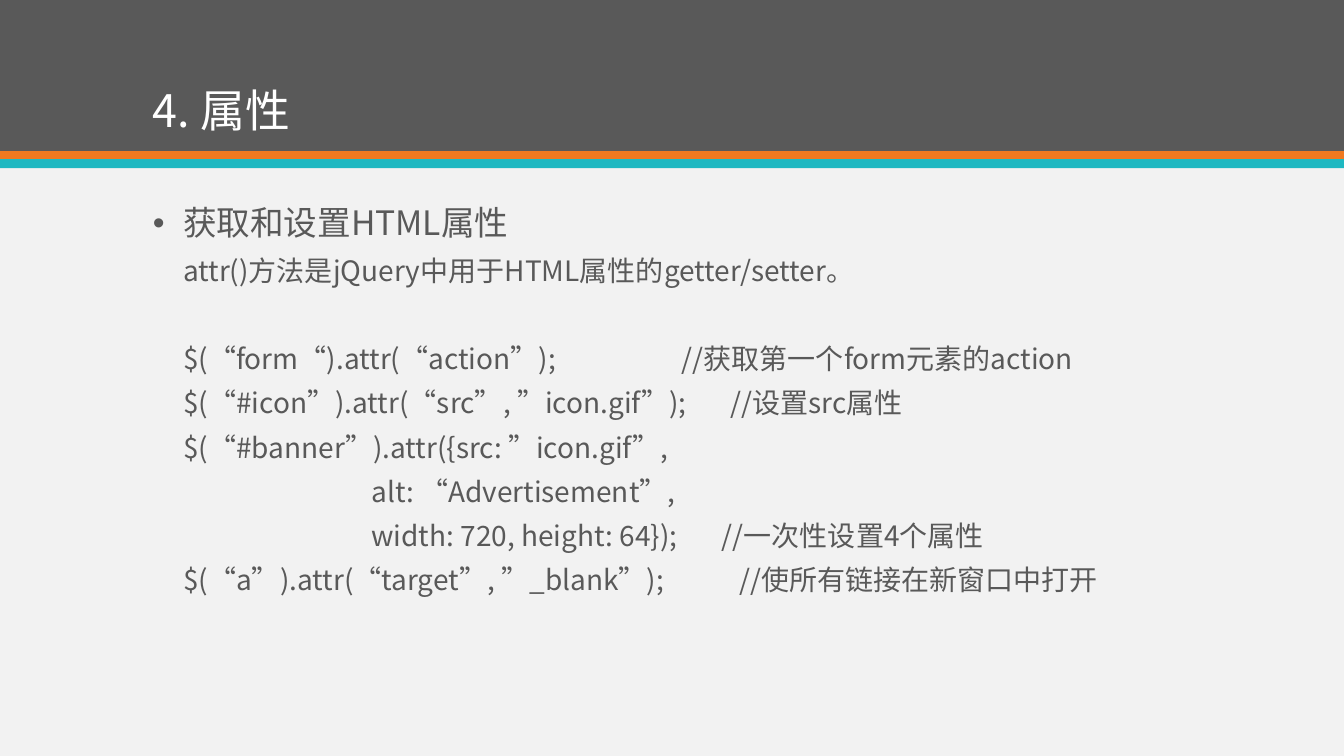
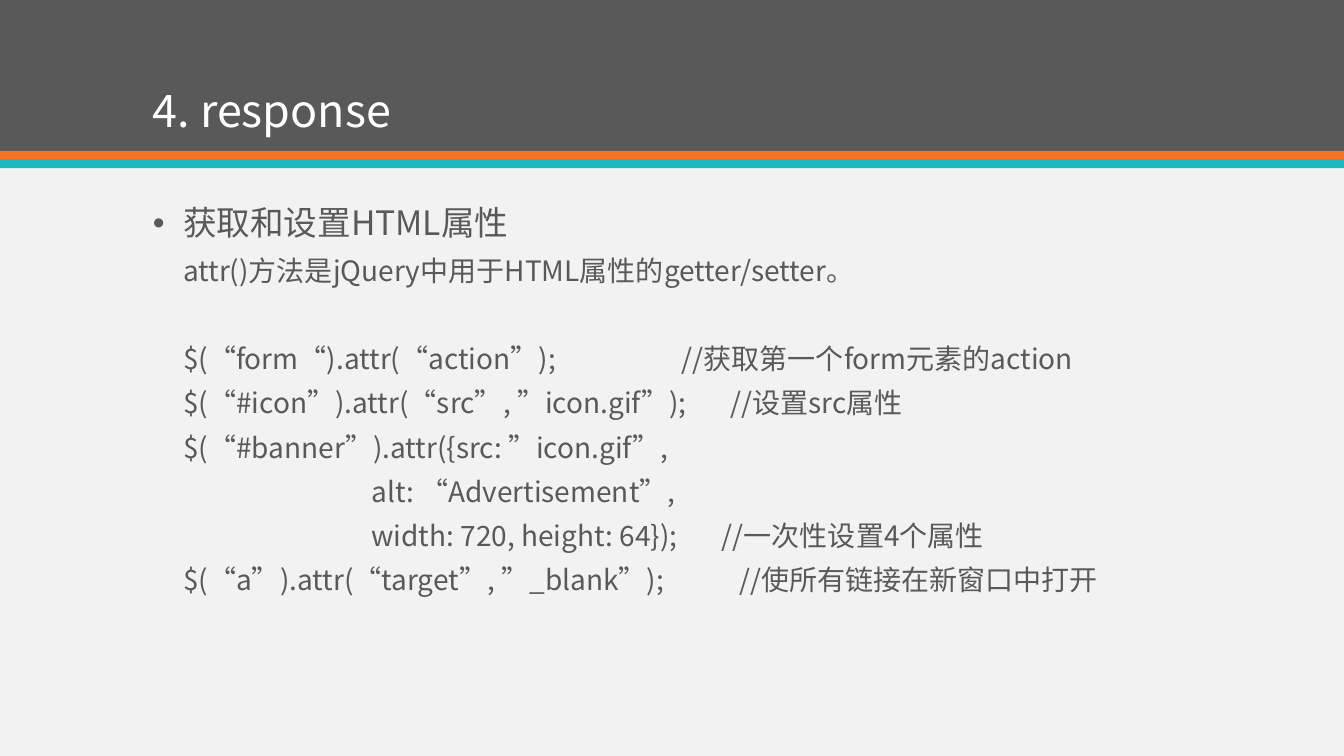
Before and after one commit to eventao/courseware, a slide deck: slide 13 of ppt/http.pptx. Drawn at 1344x756 pixels with LibreOffice and Linux fonts; fonts in the diff are those of the drawing. Boxes give left, top, right and bottom in pixels: in the first picture for what was removed or moved away, otherwise in the second. Text is boxed around its words. In the diff, an @@ line names an element or a change of style, - is before the commit and + after.

```diff
--- a/ppt/http.pptx
+++ b/ppt/http.pptx
@@ title at bbox=[153, 95, 391, 138]: text changed @@
-4. 属性
+4. response
```
Also in this commit, not shown: 1 other slide changed, 14 slides removed, 1 other file.
